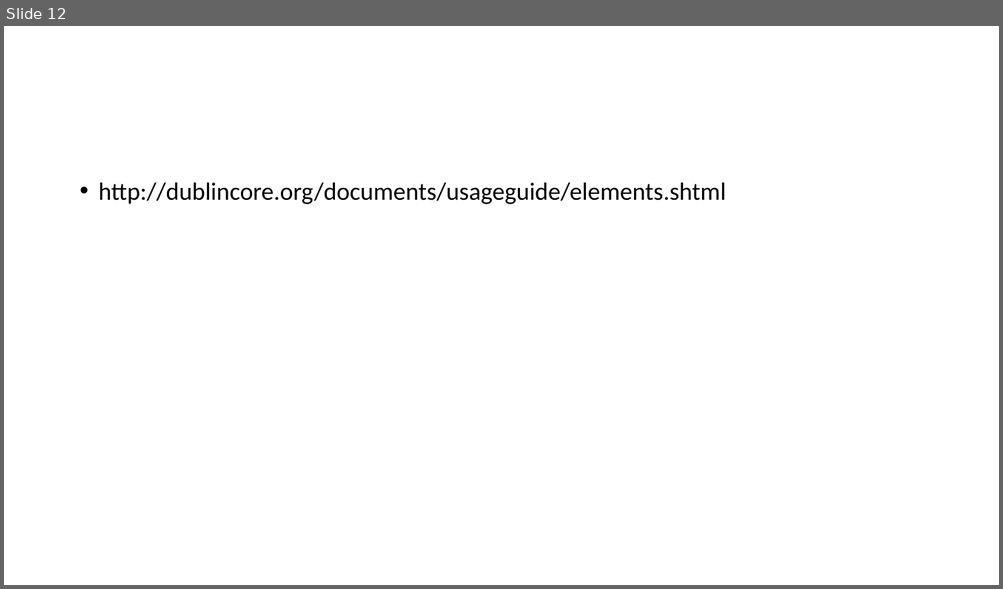
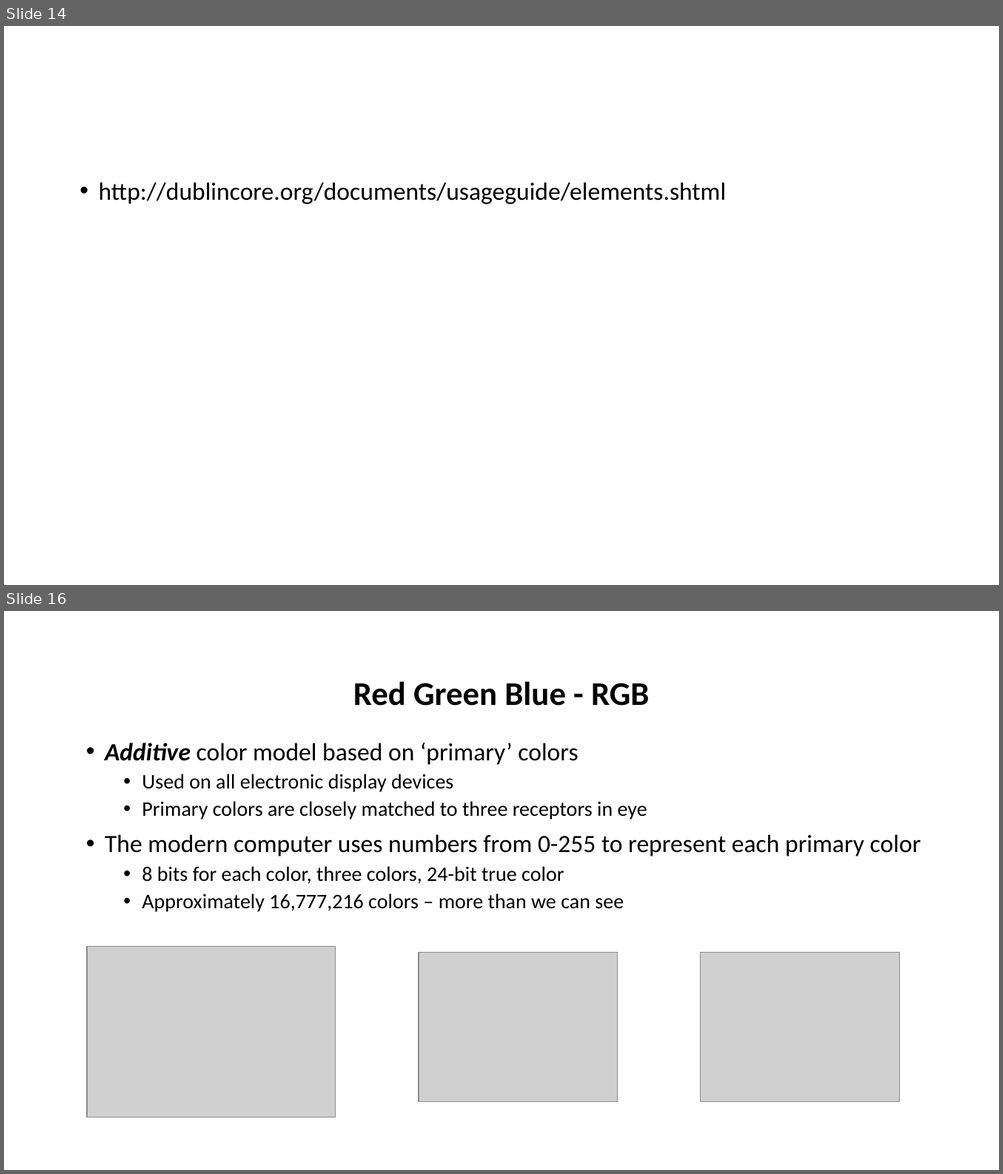
Before and after one commit to tibbben/teaching.data.literacy, a slide deck: UM_DataManagementClass/Lessons/03/03_secondMeeting.pptx. Shown one above the other, each under a label of ours: slide 12 before the commit, slides 14 and 16 after it; the slides between them are not shown. The pictures are 1003x589 and 1003x1174 pixels, drawn with LibreOffice and Linux fonts; fonts in the diff are those of the drawing; grey boxes stand for pictures. Boxes give left, top, right and bottom in pixels: in the first picture for what was removed or moved away, otherwise in the second. Text is boxed around its words. In the diff, an @@ line names an element or a change of style, - is before the commit and + after.

```diff
--- a/UM_DataManagementClass/Lessons/03/03_secondMeeting.pptx
+++ b/UM_DataManagementClass/Lessons/03/03_secondMeeting.pptx
@@ slide 16 added at (x1=4, y1=611, x2=999, y2=1170), background #FFFFFF @@
@@ title added at (x1=353, y1=681, x2=649, y2=706), 32 pt, text #000000, bold @@
+Red Green Blue - RGB
@@ text added at (x1=105, y1=743, x2=921, y2=912), 20 pt, text #000000 @@
+• Additive color model based on ‘primary’ colors
+  • Used on all electronic display devices
+  • Primary colors are closely matched to three receptors in eye
+• The modern computer uses numbers from 0-255 to represent each primary color
+  • 8 bits for each color, three colors, 24-bit true color
+  • Approximately 16,777,216 colors – more than we can see
@@ picture added at (x1=87, y1=947, x2=336, y2=1118) @@
@@ picture added at (x1=419, y1=953, x2=618, y2=1102) @@
@@ picture added at (x1=700, y1=953, x2=899, y2=1102) @@
@@ what was slide 12 is now slide 14 @@
```
Also in this commit, not shown: 4 slides changed, 7 other slides added, 1 other file.
